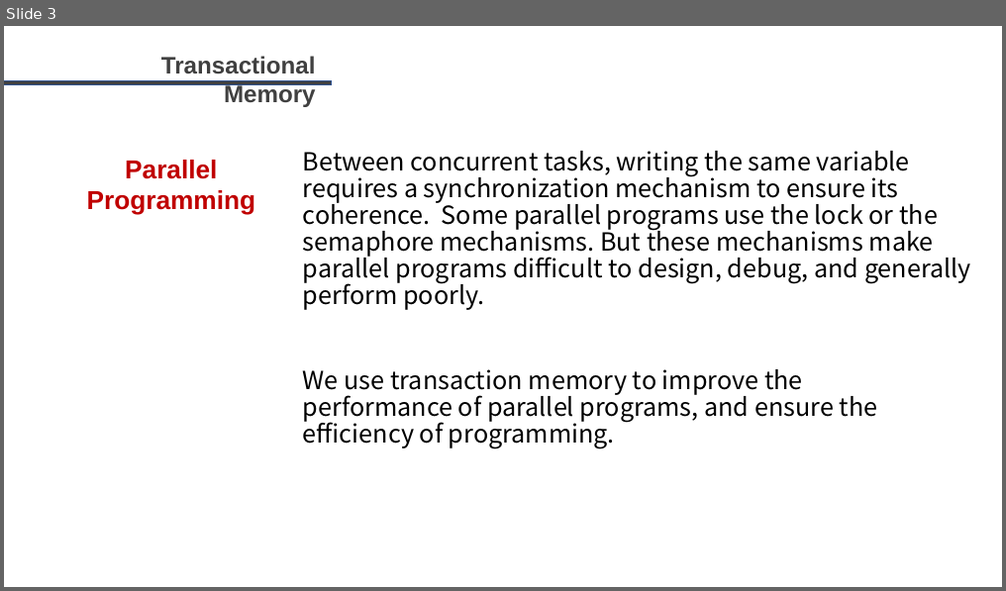
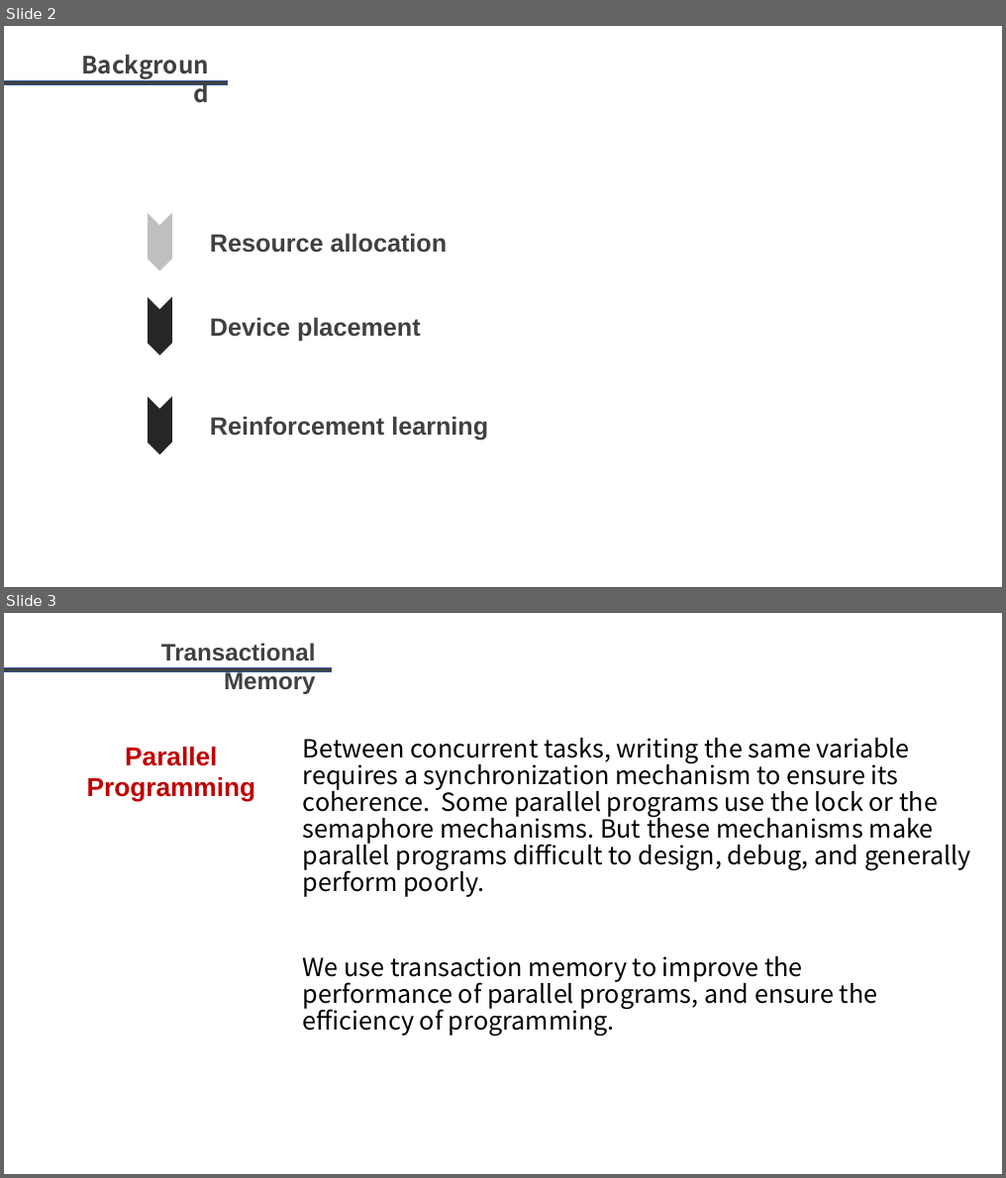
Before and after one commit to LukeLIN-web/distrubuted-ML-system, a slide deck: final report.pptx. Shown one above the other, each under a label of ours: slide 3 before the commit, slides 2 and 3 after it. The pictures are 1006x591 and 1006x1178 pixels, drawn with LibreOffice and Linux fonts; fonts in the diff are those of the drawing. Boxes give left, top, right and bottom in pixels: in the first picture for what was removed or moved away, otherwise in the second. Text is boxed around its words. In the diff, an @@ line names an element or a change of style, - is before the commit and + after.

```diff
--- a/final report.pptx
+++ b/final report.pptx
@@ slide 2 added at box(4, 26, 1002, 587), background #FFFFFF @@
@@ text added at box(66, 46, 217, 82), 23 pt, text #404040, bold @@
+Background
@@ rectangle added at box(4, 80, 227, 84), fill #404040, outline #325491 1 pt @@
@@ chevron added at box(148, 213, 172, 272), fill #BFBFBF @@
@@ text added at box(210, 233, 448, 253), 24 pt, text #404040, bold @@
+Resource allocation
@@ chevron added at box(148, 297, 172, 356), fill #262626 @@
@@ text added at box(210, 317, 421, 342), 24 pt, text #404040, bold @@
+Device placement
@@ chevron added at box(148, 397, 172, 456), fill #262626 @@
@@ text added at box(210, 416, 488, 441), 24 pt, text #404040, bold @@
+Reinforcement learning
```
Also in this commit, not shown: 2 slides changed, 1 other slide added, 3 slides removed, 4 other files.
